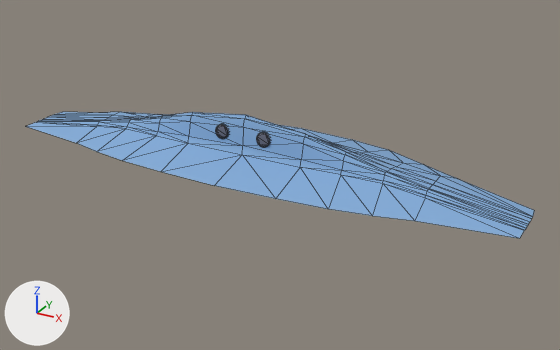
A saved change to the FBX model Assets/Visuals/Waves/playerWave.FBX.
One viewpoint serves both versions: a 50 mm camera at (1.206, -2.067, 0.933) aimed at (0.088, -0.034, -0.084). Every picture has the same lights, and +X, +Y and +Z are marked at lower left. Mesh edges are drawn as thin lines.

In view in the first picture: 'Wave'.
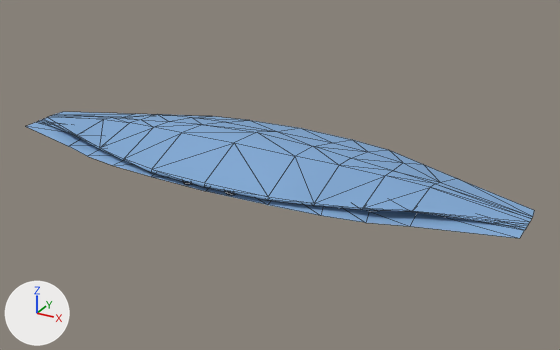
Commit message: Wave animation+Particles

The newer file adds a shape key; the second version is drawn at full value of the shape key 'WaveCrash' of 'Wave', and the change is written as the vertex moves it makes.

What differs and where, as boxes (x1, y1, x2, y2) in the pictures (560 x 350 px; the box of a moved part takes in the faces that stretch with it):
part 1 of me_mesh, moved or reshaped
    before: (256, 132, 270, 147)
    after: (226, 192, 234, 195)
part 2 of me_mesh, moved or reshaped (not visible afterwards)
    before: (215, 124, 229, 139)
part 3 of me_mesh, moved or reshaped
    before: (27, 112, 530, 238)
    after: (27, 114, 530, 238)

Patch to the scene script:
```diff
--- a/Assets/Visuals/Waves/playerWave.FBX.py
+++ b/Assets/Visuals/Waves/playerWave.FBX.py
@@ me_mesh @@
 # used by ob_wave; location = (-0.003, 0.0, 0.028); scale = (0.0254, 0.0254, 0.0254)
-me_mesh.from_pydata(...)  # 174 vertices, 300 faces; spans x -35.1..35.1, y -11.1..11.5, z -2.8..3.9
+me_mesh.from_pydata(...)  # 174 vertices, 300 faces; spans x -35.1..35.1, y -13.3..11.5, z -3.1..1.1
+# me_mesh part 1: the loose piece of 32 vertices spanning x 2.0..3.8, y -4.5..-4.0, z 0.4..2.2 is turned -75 degrees about the x axis through its middle, then moved by (0.0, -7.4, -3.6)
+# me_mesh part 2: the loose piece of 32 vertices spanning x -4.0..-2.2, y -4.5..-4.0, z 0.4..2.2 is turned -75 degrees about the x axis through its middle, then moved by (0.0, -7.4, -3.6)
+# me_mesh part 3: 74 of 174 vertices moved; they spanned x -24.1..24.1, y -11.1..1.6, z -2.8..3.9 and now span x -24.1..24.1, y -13.3..0.9, z -3.1..1.1; mean shift (0.0, -3.8, -1.3); largest move (0.0, -3.7, 3.9) -> (0.0, -13.1, -1.7)
 me_mesh.materials.append(mat_m_playerwave)
```
